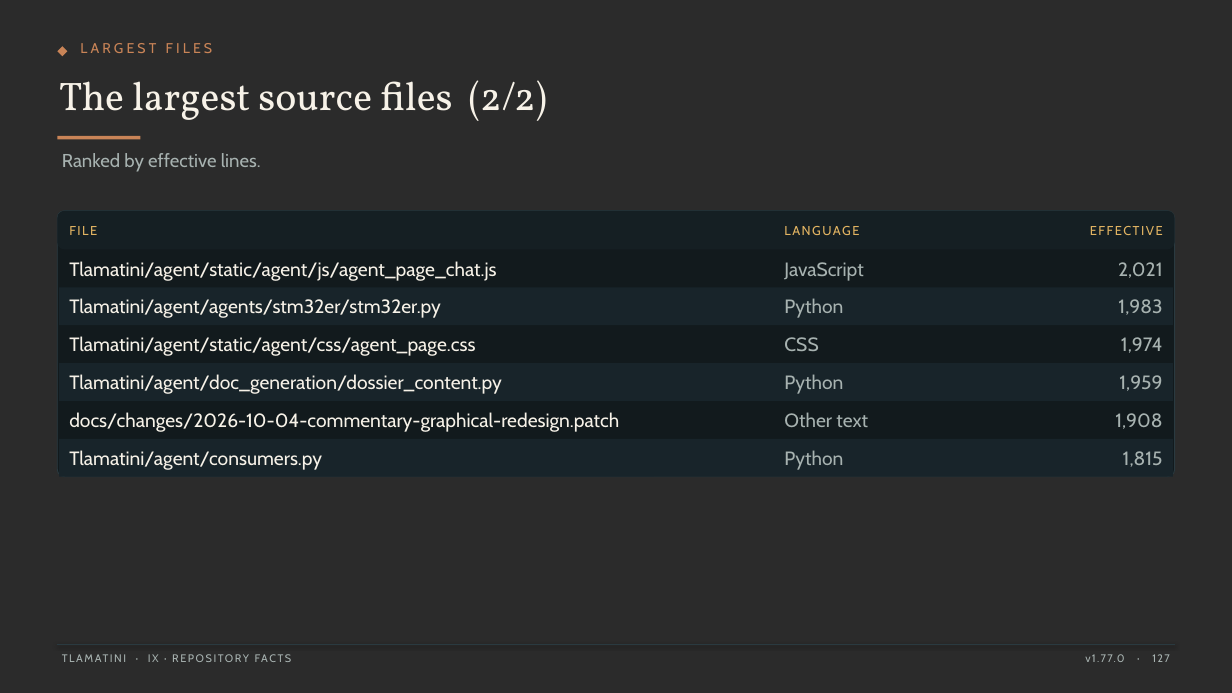
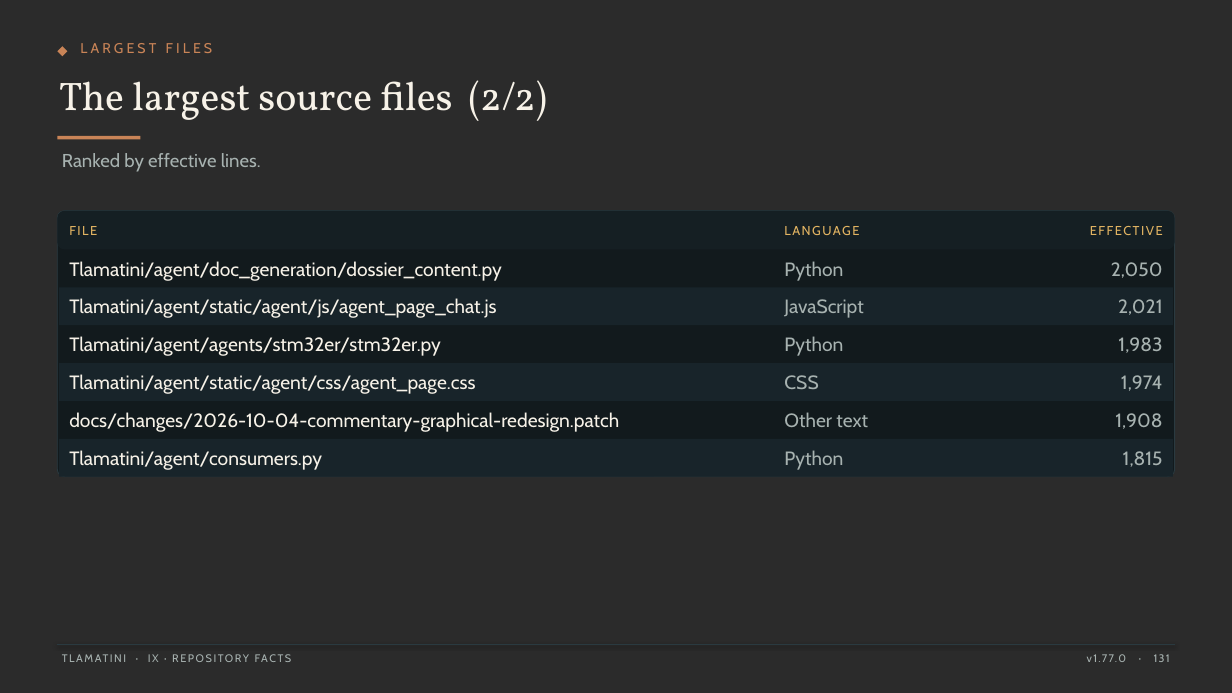
Before and after one commit to XAIHT/Tlamatini, a slide deck: slide 131 of Tlamatini_eXtended_Artificial_Intelligence_Humanly_Tempered.pptx (slide 127 before the commit). Drawn at 1232x693 pixels with LibreOffice and Linux fonts; fonts in the diff are those of the drawing; background and template pictures are left out; a plain dark background stands for a picture behind light text. Boxes give left, top, right and bottom in pixels: in the first picture for what was removed or moved away, otherwise in the second. Text is boxed around its words. In the diff, an @@ line names an element or a change of style, - is before the commit and + after.

```diff
--- a/Tlamatini_eXtended_Artificial_Intelligence_Humanly_Tempered.pptx
+++ b/Tlamatini_eXtended_Artificial_Intelligence_Humanly_Tempered.pptx
@@ text "Tlamatini/agent/doc_generation/dossier_content.py": place and size @@
-text "Tlamatini/agent/doc_generation/dossier_content.py" at (69, 374, 502, 394)
+text "Tlamatini/agent/doc_generation/dossier_content.py" at (69, 261, 502, 281)
@@ text "Python": place and size @@
-text "Python" at (784, 298, 843, 318)
+text "Python" at (784, 261, 843, 281)
@@ text at (1111, 262, 1163, 278): text changed @@
-2,021
+2,050
@@ text at (1118, 299, 1163, 315): text changed @@
-1,983
+2,021
@@ text "Python": place and size @@
-text "Python" at (784, 374, 843, 394)
+text "Python" at (784, 336, 843, 356)
@@ text at (1118, 337, 1162, 353): text changed @@
-1,974
+1,983
@@ 5 texts: place and size @@
-5 texts at (69, 261, 863, 356)
+5 texts at (69, 298, 863, 394)
@@ text at (1121, 375, 1163, 391): text changed @@
-1,959
+1,974
@@ text at (1118, 654, 1170, 662): text changed @@
-v1.77.0 · 127
+v1.77.0 · 131
```
Also in this commit, not shown: 118 other slides changed, 4 slides added, 44 other files.
